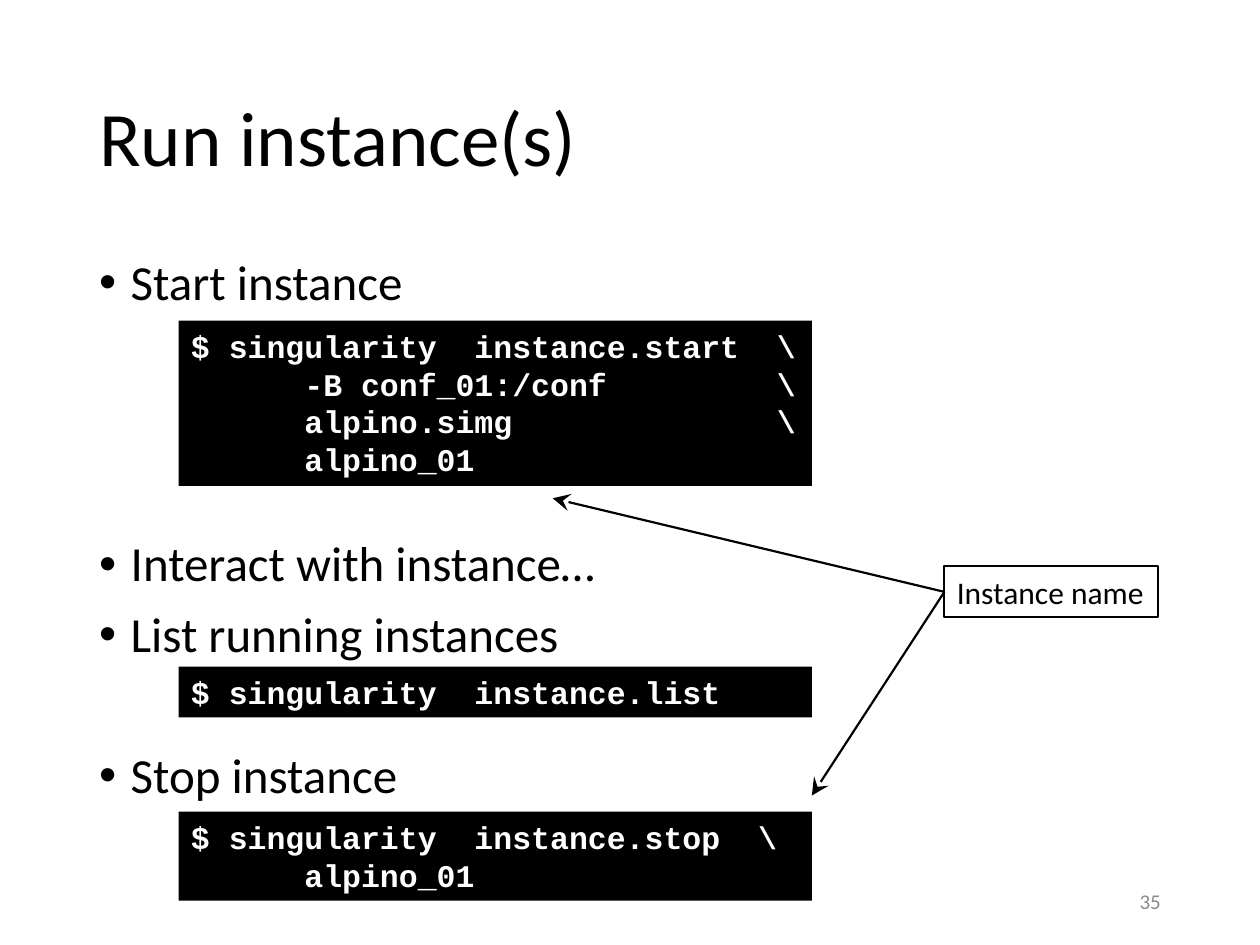
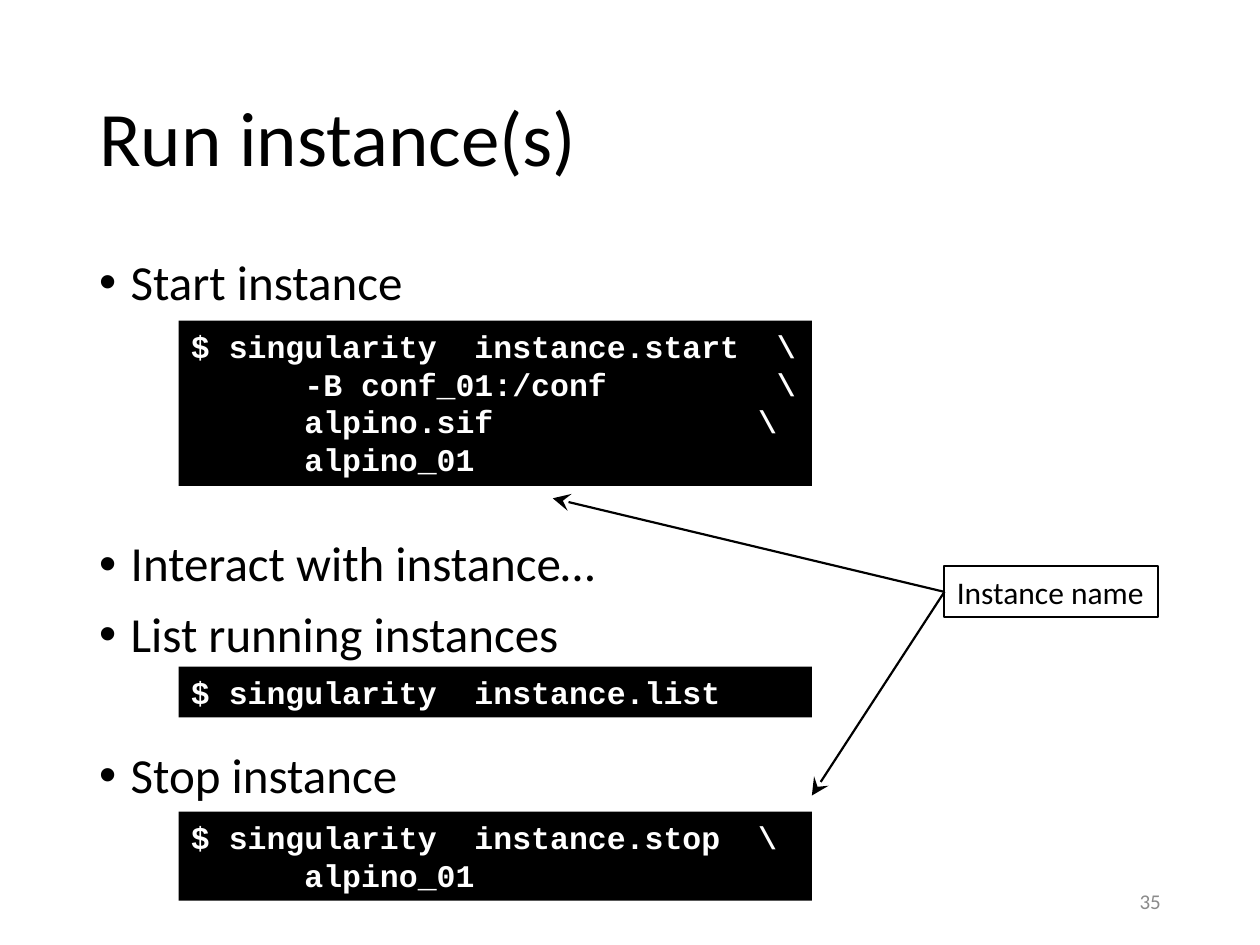
Before and after one commit to gjbex/training-material, a slide deck: slide 35 of Virtualization/singularity.pptx. Drawn at 1260x945 pixels with LibreOffice and Linux fonts; fonts in the diff are those of the drawing. Boxes give left, top, right and bottom in pixels: in the first picture for what was removed or moved away, otherwise in the second. Text is boxed around its words. In the diff, an @@ line names an element or a change of style, - is before the commit and + after.

```diff
--- a/Virtualization/singularity.pptx
+++ b/Virtualization/singularity.pptx
@@ text in rectangle at (x1=304, y1=411, x2=493, y2=440): text changed @@
-alpino.simg \
+alpino.sif \
```
Also in this commit, not shown: 10 other slides changed.
